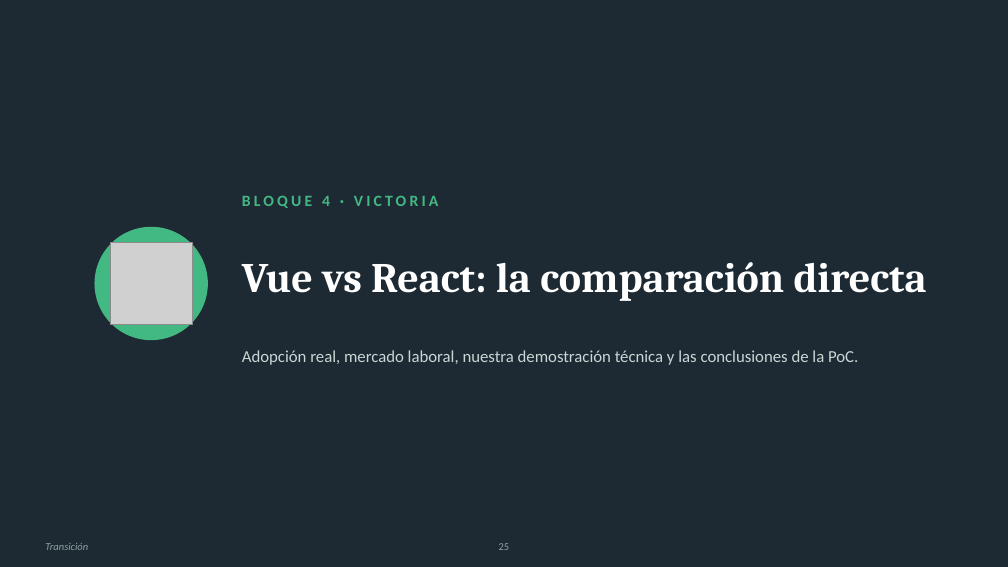
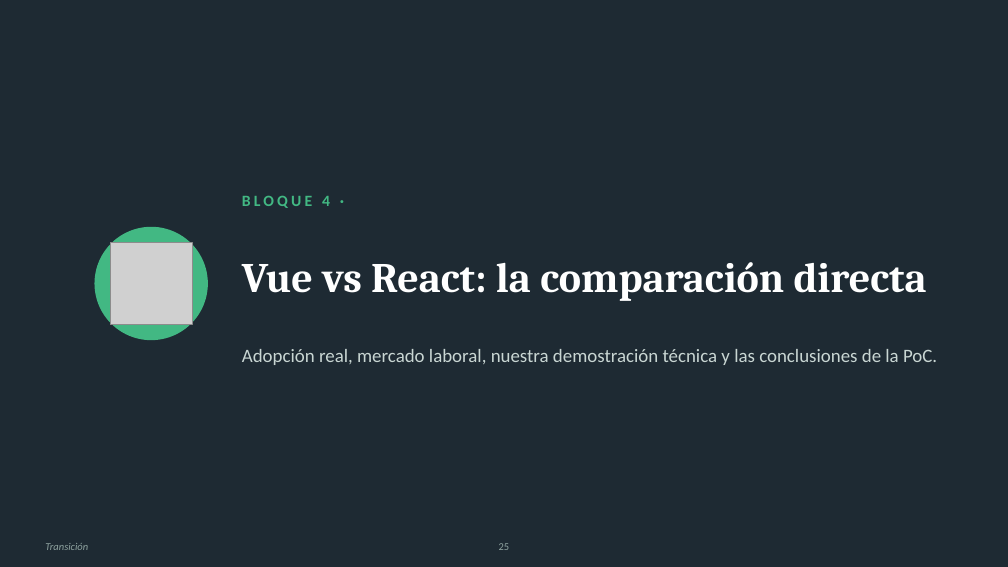
Before and after one commit to Agro-Ros-DSS-UTN/PoC, a slide deck: slide 26 of Vue_vs_React_PoC (2).pptx. Drawn at 1008x567 pixels with LibreOffice and Linux fonts; fonts in the diff are those of the drawing; grey boxes stand for pictures. Boxes give left, top, right and bottom in pixels: in the first picture for what was removed or moved away, otherwise in the second. Text is boxed around its words. In the diff, an @@ line names an element or a change of style, - is before the commit and + after.

```diff
--- a/Vue_vs_React_PoC (2).pptx
+++ b/Vue_vs_React_PoC (2).pptx
@@ text at [242,195,330,208]: text changed @@
-BLOQUE 4 · VICTORIA
+BLOQUE 4 ·
@@ text "Adopción real, mercado laboral, nuestra ..." at [242,349,937,365]: size 16 to 18 pt @@
```
Also in this commit, not shown: 34 other slides changed.
